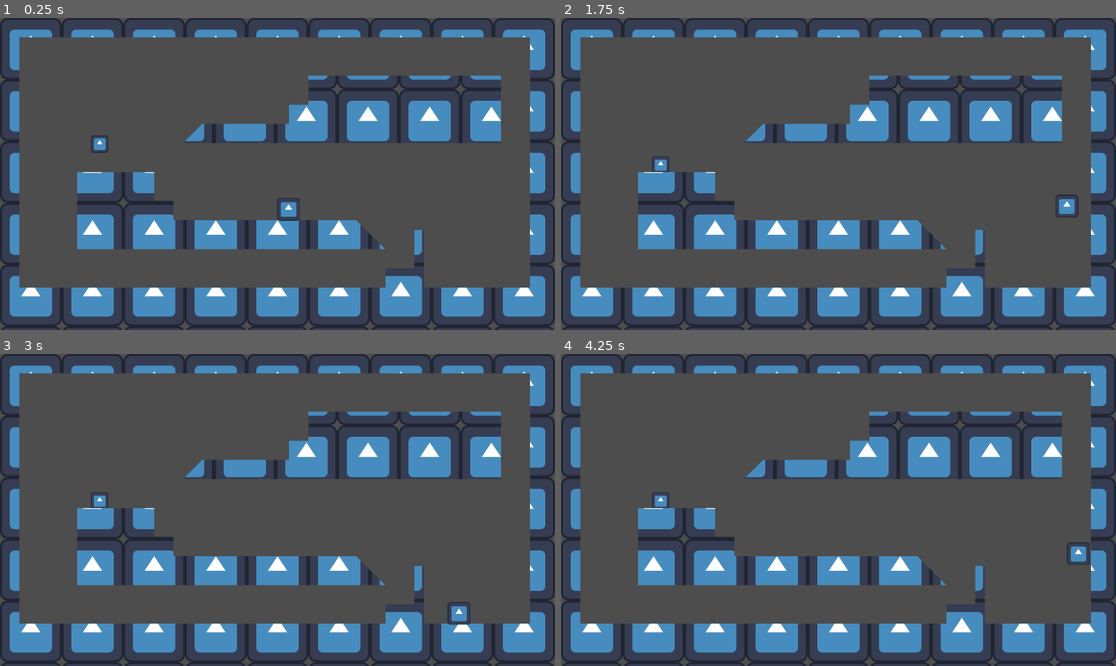
Above: before the commit, frames 1-4 (two rows, left to right).
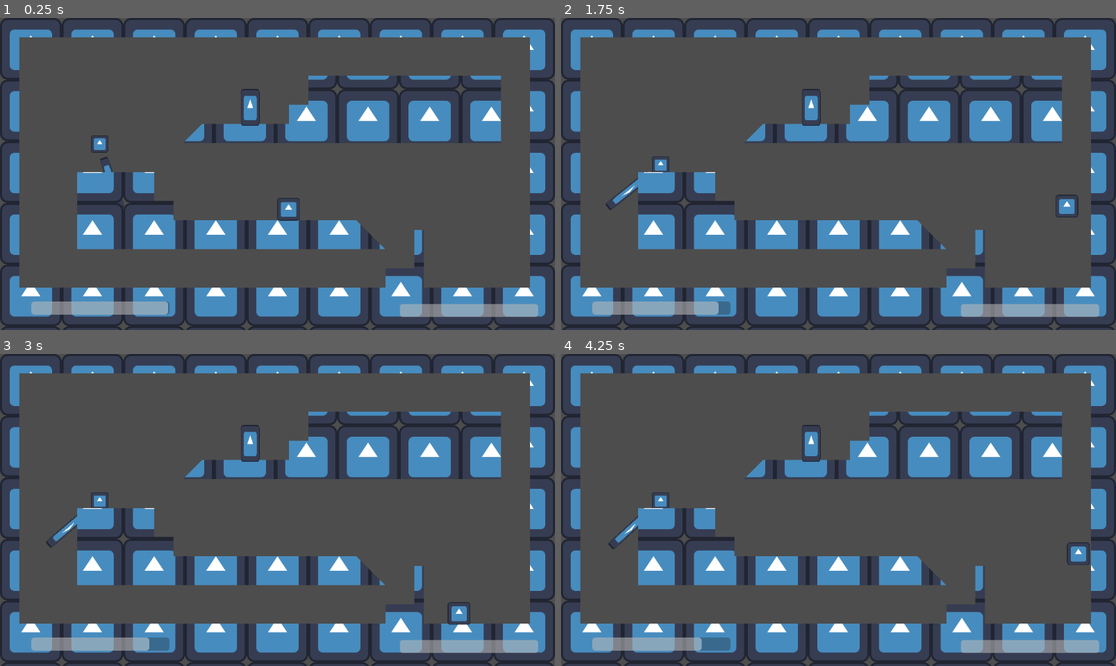
Above: after the commit, the same moments.

Repository: Kurooco/trijam348
Game: Godot game, scene res://scenes/level_1.tscn
Same seed, same stepped clock (60 frames per second), same inputs: the game is played once before the commit and once after it. The engine's default icon, where the game draws it, is replaced by a stand-in: a white triangle on a blue panel in a dark square.
Inputs:
- Up to frame 1 (0.25 s): no input
- Up to frame 2 (1.75 s): hold D (right_f) from 0.53 s (still down); tap W (jump_f) at 0.77, 1.52 s
- Up to frame 3 (3 s): release D (right_f) at 2.03 s; hold A (left_f) 2.03-2.78 s; hold D (right_f) from 2.78 s (still down)
- Up to frame 4 (4.25 s): keep holding D (right_f); tap W (jump_f) at 3.02, 3.77 s

The runs differ from the first frame. In frame 1, 2.4% of the frame differs, in the area x 5-97%, y 22-96%; in frame 2, 2.5%; in frame 3, 2.5%; in frame 4, 2.5%.

Commit message:
working on trees

Diff:
--- a/project.godot
+++ b/project.godot
@@ -14,6 +14,11 @@
 run/main_scene="uid://uoxqxlnund4b"
 config/features=PackedStringArray("4.4", "GL Compatibility")
 config/icon="res://icon.svg"
+
+[global_group]
+
+fire=""
+person=""
 
 [input]
 
--- a/scenes/fire.tscn
+++ b/scenes/fire.tscn
@@ -1,12 +1,18 @@
-[gd_scene load_steps=4 format=3 uid="uid://bx4o43qth1rfd"]
+[gd_scene load_steps=7 format=3 uid="uid://bx4o43qth1rfd"]
 
 [ext_resource type="Texture2D" uid="uid://cyff6a50y5yhy" path="res://icon.svg" id="1_52nqi"]
 [ext_resource type="Script" uid="uid://bh4tysvfqg84l" path="res://scripts/fire.gd" id="1_xqmqg"]
+[ext_resource type="PackedScene" uid="uid://7tkupanahbib" path="res://scenes/weapon_area.tscn" id="3_g5mbl"]
+[ext_resource type="PackedScene" uid="uid://mjqwrsmls811" path="res://scenes/health_component.tscn" id="4_rach5"]
 
 [sub_resource type="RectangleShape2D" id="RectangleShape2D_xqmqg"]
 size = Vector2(41, 41)
 
-[node name="CharacterBody2D" type="CharacterBody2D"]
+[sub_resource type="RectangleShape2D" id="RectangleShape2D_rach5"]
+size = Vector2(42, 41)
+
+[node name="CharacterBody2D" type="CharacterBody2D" groups=["fire"]]
+collision_layer = 0
 script = ExtResource("1_xqmqg")
 
 [node name="CollisionShape2D" type="CollisionShape2D" parent="."]
@@ -17,3 +23,23 @@
 position = Vector2(-0.999996, 3.8147e-06)
 scale = Vector2(0.367188, 0.367188)
 texture = ExtResource("1_52nqi")
+
+[node name="WeaponArea" parent="." instance=ExtResource("3_g5mbl")]
+collision_mask = 6
+damage = 10.0
+
+[node name="CollisionShape2D" type="CollisionShape2D" parent="WeaponArea"]
+position = Vector2(-1, -1)
+shape = SubResource("RectangleShape2D_rach5")
+
+[node name="CanvasLayer" type="CanvasLayer" parent="."]
+
+[node name="HealthBar" type="ProgressBar" parent="CanvasLayer"]
+offset_left = 65.0
+offset_top = 589.0
+offset_right = 352.0
+offset_bottom = 616.0
+show_percentage = false
+
+[node name="HealthComponent" parent="." instance=ExtResource("4_rach5")]
+drain = 5.0
--- a/scenes/hurt_area.tscn
+++ b/scenes/hurt_area.tscn
@@ -11,3 +11,4 @@
 one_shot = true
 
 [connection signal="timeout" from="InvincibleTimer" to="." method="_on_invincible_timer_timeout"]
+[connection signal="tree_entered" from="InvincibleTimer" to="." method="_on_invincible_timer_tree_entered"]
--- a/scenes/level_1.tscn
+++ b/scenes/level_1.tscn
@@ -5,9 +5,7 @@
 [ext_resource type="Texture2D" uid="uid://cyff6a50y5yhy" path="res://icon.svg" id="2_rus8k"]
 [ext_resource type="PackedScene" uid="uid://bx4o43qth1rfd" path="res://scenes/fire.tscn" id="4_5xbjy"]
 [ext_resource type="PackedScene" uid="uid://7tkupanahbib" path="res://scenes/weapon_area.tscn" id="5_4nkto"]
-
-[sub_resource type="RectangleShape2D" id="RectangleShape2D_4nkto"]
-size = Vector2(150, 110)
+[ext_resource type="PackedScene" uid="uid://ch05j52xcwhdh" path="res://scenes/tree.tscn" id="6_fcfvj"]
 
 [node name="Level1" type="Node2D" node_paths=PackedStringArray("collision_node")]
 script = ExtResource("1_bswci")
@@ -40,6 +38,5 @@
 
 [node name="WeaponArea" parent="." instance=ExtResource("5_4nkto")]
 
-[node name="CollisionShape2D" type="CollisionShape2D" parent="WeaponArea"]
-position = Vector2(500, 180)
-shape = SubResource("RectangleShape2D_4nkto")
+[node name="Tree" parent="." instance=ExtResource("6_fcfvj")]
+position = Vector2(519.839, 211.285)
--- a/scenes/person.tscn
+++ b/scenes/person.tscn
@@ -1,16 +1,21 @@
-[gd_scene load_steps=7 format=3 uid="uid://31daujt3lhts"]
+[gd_scene load_steps=9 format=3 uid="uid://31daujt3lhts"]
 
 [ext_resource type="Script" uid="uid://dujd4s6s14307" path="res://scripts/person.gd" id="1_5dovg"]
 [ext_resource type="Texture2D" uid="uid://cyff6a50y5yhy" path="res://icon.svg" id="1_c62xm"]
 [ext_resource type="PackedScene" uid="uid://mjqwrsmls811" path="res://scenes/health_component.tscn" id="3_h4n5y"]
 [ext_resource type="PackedScene" uid="uid://dl7ed1erl7kmp" path="res://scenes/hurt_area.tscn" id="4_h4n5y"]
+[ext_resource type="PackedScene" uid="uid://7tkupanahbib" path="res://scenes/weapon_area.tscn" id="5_8487m"]
 
 [sub_resource type="RectangleShape2D" id="RectangleShape2D_5dovg"]
 size = Vector2(32, 31)
 
 [sub_resource type="RectangleShape2D" id="RectangleShape2D_8487m"]
 
-[node name="Person" type="CharacterBody2D"]
+[sub_resource type="RectangleShape2D" id="RectangleShape2D_pfaeq"]
+size = Vector2(112, 20)
+
+[node name="Person" type="CharacterBody2D" groups=["person"]]
+collision_layer = 0
 script = ExtResource("1_5dovg")
 
 [node name="CollisionShape2D" type="CollisionShape2D" parent="."]
@@ -29,3 +34,26 @@
 
 [node name="CollisionShape2D" type="CollisionShape2D" parent="HurtArea"]
 shape = SubResource("RectangleShape2D_8487m")
+
+[node name="CanvasLayer" type="CanvasLayer" parent="."]
+
+[node name="HealthBar" type="ProgressBar" parent="CanvasLayer"]
+offset_left = 830.0
+offset_top = 594.0
+offset_right = 1117.0
+offset_bottom = 621.0
+show_percentage = false
+
+[node name="RotatePivot" type="Node2D" parent="."]
+
+[node name="WeaponArea" parent="RotatePivot" instance=ExtResource("5_8487m")]
+collision_mask = 8
+
+[node name="CollisionShape2D" type="CollisionShape2D" parent="RotatePivot/WeaponArea"]
+position = Vector2(83, 0)
+shape = SubResource("RectangleShape2D_pfaeq")
+
+[node name="Sprite2D" type="Sprite2D" parent="RotatePivot/WeaponArea"]
+position = Vector2(84.5, 0)
+scale = Vector2(0.867188, 0.140625)
+texture = ExtResource("1_c62xm")
--- /dev/null
+++ b/scenes/tree.gd
@@ -0,0 +1,17 @@
+extends HurtArea
+
+
+# Called when the node enters the scene tree for the first time.
+
+
+
+
+func _on_health_component_killed():
+	queue_free()
+
+
+func _on_hurt(amount):
+	for i in range(10):
+		var new_wood = load("res://scenes/wood_piece.tscn").instantiate()
+		new_wood.position = position
+		get_tree().current_scene.add_child(new_wood)
--- /dev/null
+++ b/scenes/tree.tscn
@@ -0,0 +1,33 @@
+[gd_scene load_steps=5 format=3 uid="uid://ch05j52xcwhdh"]
+
+[ext_resource type="Script" uid="uid://dja8e3j4r8pxk" path="res://scenes/tree.gd" id="1_viusy"]
+[ext_resource type="Texture2D" uid="uid://cyff6a50y5yhy" path="res://icon.svg" id="2_viusy"]
+[ext_resource type="PackedScene" uid="uid://mjqwrsmls811" path="res://scenes/health_component.tscn" id="3_viusy"]
+
+[sub_resource type="RectangleShape2D" id="RectangleShape2D_qd6xs"]
+size = Vector2(20, 67)
+
+[node name="Tree" type="Area2D" node_paths=PackedStringArray("health_component")]
+collision_layer = 8
+collision_mask = 0
+script = ExtResource("1_viusy")
+health_component = NodePath("HealthComponent")
+hurt_only_on_pass = true
+metadata/_custom_type_script = "uid://b26k4ger7g1hi"
+
+[node name="CollisionShape2D" type="CollisionShape2D" parent="."]
+position = Vector2(0, -23.5)
+shape = SubResource("RectangleShape2D_qd6xs")
+
+[node name="Sprite2D" type="Sprite2D" parent="."]
+position = Vector2(-0.5, -25.5)
+scale = Vector2(0.304688, 0.601563)
+texture = ExtResource("2_viusy")
+
+[node name="HealthComponent" parent="." instance=ExtResource("3_viusy")]
+max_health = 5.0
+
+[node name="InvincibleTimer" type="Timer" parent="."]
+
+[connection signal="hurt" from="." to="." method="_on_hurt"]
+[connection signal="killed" from="HealthComponent" to="." method="_on_health_component_killed"]
--- /dev/null
+++ b/scenes/tree_2.tscn
@@ -0,0 +1,7 @@
+[gd_scene load_steps=3 format=3 uid="uid://b7oopn7xguivr"]
+
+[ext_resource type="PackedScene" uid="uid://dl7ed1erl7kmp" path="res://scenes/hurt_area.tscn" id="1_wmt7p"]
+[ext_resource type="Script" uid="uid://e143hv8k1u0b" path="res://scripts/tree.gd" id="2_rokvb"]
+
+[node name="Tree2" instance=ExtResource("1_wmt7p")]
+script = ExtResource("2_rokvb")
--- /dev/null
+++ b/scenes/wood_piece.tscn
@@ -0,0 +1,10 @@
+[gd_scene load_steps=3 format=3 uid="uid://cb10l0lmw76os"]
+
+[ext_resource type="Texture2D" uid="uid://cyff6a50y5yhy" path="res://icon.svg" id="1_vjgaq"]
+[ext_resource type="Script" uid="uid://b0fd154cu48ji" path="res://scripts/wood_piece.gd" id="1_yeost"]
+
+[node name="WoodPiece" type="Sprite2D"]
+position = Vector2(5, 2)
+scale = Vector2(0.445313, 0.445313)
+texture = ExtResource("1_vjgaq")
+script = ExtResource("1_yeost")
--- a/scripts/fire.gd
+++ b/scripts/fire.gd
@@ -10,7 +10,7 @@
 func _physics_process(delta):
 	# Add the gravity.
 	if not is_on_floor():
-		velocity += get_gravity() * delta * 2
+		velocity += get_gravity() * delta * (4 if Input.is_action_pressed("down_f") else 2)
 		y_rebound_vel = velocity.y
 	elif(not Input.is_action_pressed("down_f")):
 		velocity.y = -abs(y_rebound_vel*.8)
@@ -36,3 +36,8 @@
 		velocity.x = -x_rebound_vel*.9
 
 	move_and_slide()
+
+	$CanvasLayer/HealthBar.value = ($HealthComponent.health/$HealthComponent.max_health)*100
+
+func heal(amount):
+	$HealthComponent.change_health(amount)
--- a/scripts/health_component.gd
+++ b/scripts/health_component.gd
@@ -1,6 +1,7 @@
 extends Node
 
 @export var max_health = 100.0
+@export var drain = 0.0
 var health
 
 signal killed
@@ -15,3 +16,6 @@
 		killed.emit()
 		health = 0
 	health = min(max_health, health)
+
+func _process(delta):
+	health -= drain*delta
--- a/scripts/hurt_area.gd
+++ b/scripts/hurt_area.gd
@@ -2,7 +2,7 @@
 class_name HurtArea
 
 @export var health_component : Node
-@export var inv_time = 1.0
+@export var hurt_only_on_pass = false
 
 signal invicibility_ended
 signal hurt(amount)
@@ -10,14 +10,12 @@
 var invincible = false
 @onready var invincible_timer = $InvincibleTimer
 
-func _ready():
-	invincible_timer.wait_time = inv_time
 
 func hit(amount: float):
 	if(!invincible):
 		hurt.emit(amount)
 		health_component.change_health(-amount)
-		if(inv_time > 0):
+		if($InvincibleTimer.wait_time > 0):
 			invincible = true
 			$InvincibleTimer.start()
 
--- a/scripts/person.gd
+++ b/scripts/person.gd
@@ -23,3 +23,7 @@
 		velocity.x = move_toward(velocity.x, 0, SPEED)
 
 	move_and_slide()
+
+	$CanvasLayer/HealthBar.value = ($HealthComponent.health/$HealthComponent.max_health)*100
+
+	$RotatePivot.rotate(delta*5)
--- /dev/null
+++ b/scripts/tree.gd
@@ -0,0 +1,12 @@
+extends "res://scripts/hurt_area.gd"
+
+
+func _on_health_component_killed():
+	queue_free()
+
+
+func _on_hurt(amount):
+	for i in range(10):
+		var new_wood = load("res://scenes/wood_piece.tscn").instantiate()
+		new_wood.position = position
+		get_tree().current_scene.add_child(new_wood)
--- a/scripts/weapon_area.gd
+++ b/scripts/weapon_area.gd
@@ -15,7 +15,8 @@
 func _on_area_entered(area):
 	if(area is HurtArea):
 		area.hit(damage)
-		area.invicibility_ended.connect(hurt_again.bind(area))
+		if(!area.hurt_only_on_pass):
+			area.invicibility_ended.connect(hurt_again.bind(area))
 
 func hurt_again(area):
 	if(is_instance_valid(area)):
--- /dev/null
+++ b/scripts/wood_piece.gd
@@ -0,0 +1,25 @@
+extends Sprite2D
+
+var fire : Node
+var move_toward_fire = false
+var move_ratio = 0
+
+# Called when the node enters the scene tree for the first time.
+func _ready():
+	fire = get_tree().get_nodes_in_group("fire")[0]
+	var move_tween = create_tween()
+	move_tween.tween_property(self, "position", position+Vector2(randf_range(-100, 100), randf_range(-100, 100)), 1).set_trans(Tween.TRANS_CUBIC).set_ease(Tween.EASE_IN)
+	move_tween.finished.connect(start_move)
+
+func start_move():
+	move_toward_fire = true
+
+# Called every frame. 'delta' is the elapsed time since the previous frame.
+func _process(delta):
+	if(move_toward_fire):
+		move_ratio += delta
+		var dist = fire.global_position - global_position
+		global_position += dist*move_ratio
+		if(move_ratio >= 1 || dist.length() < 20):
+			fire.heal(10)
+			queue_free()
Not shown, added: scenes/tree.gd.uid
Not shown, added: scripts/tree.gd.uid
Not shown, added: scripts/wood_piece.gd.uid
